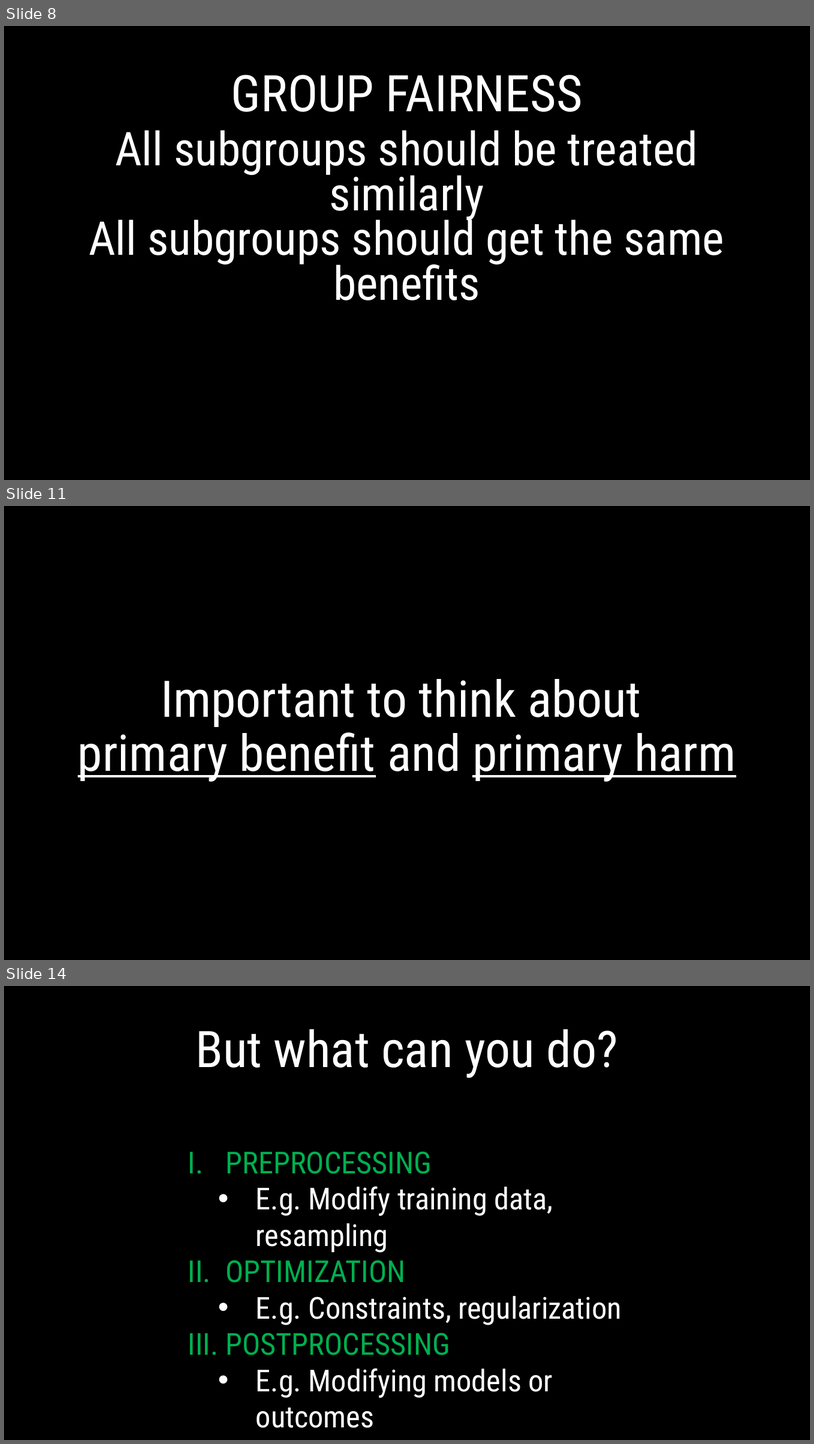
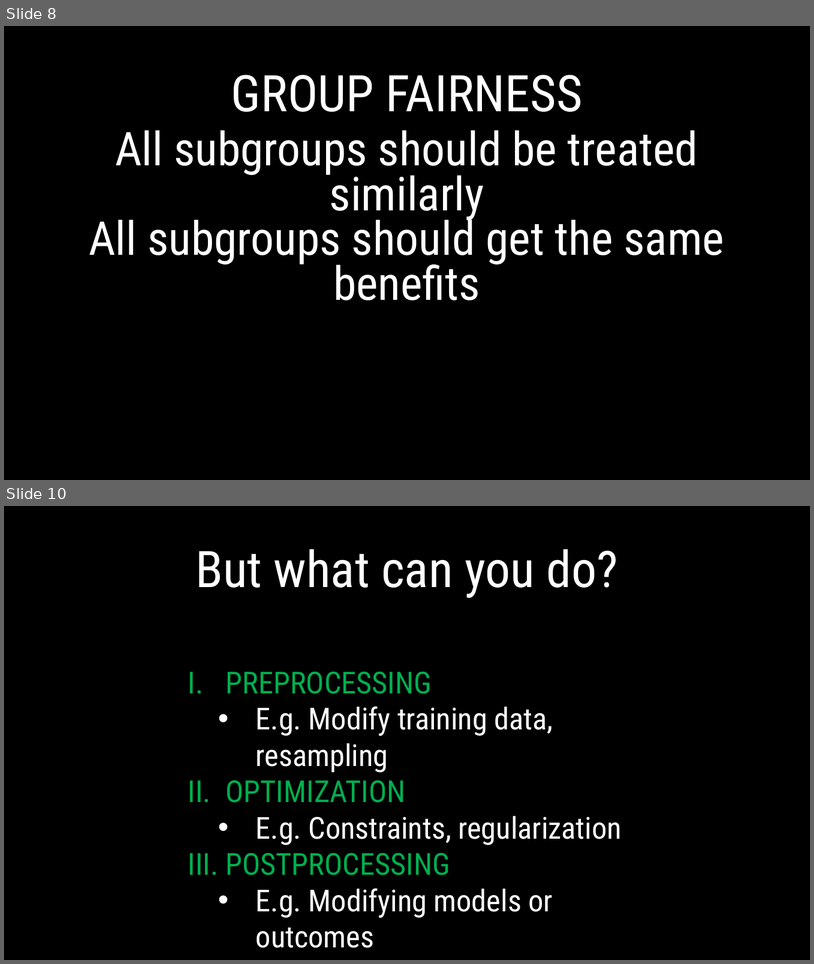
Before and after one commit to Tirgit/D3A_fairness_workshop, a slide deck: slides/D3A_fairness_slides.pptx. Shown one above the other, each under a label of ours: slides 8, 11 and 14 before the commit, slides 8 and 10 after it; the slides between them are not shown. The pictures are 814x1444 and 814x964 pixels, drawn with LibreOffice and Linux fonts; fonts in the diff are those of the drawing. Boxes give left, top, right and bottom in pixels: in the first picture for what was removed or moved away, otherwise in the second. Text is boxed around its words. In the diff, an @@ line names an element or a change of style, - is before the commit and + after.

```diff
--- a/slides/D3A_fairness_slides.pptx
+++ b/slides/D3A_fairness_slides.pptx
@@ slide 11 removed at <box>4,506,810,960</box>, background #000000 @@
@@ text removed at <box>78,679,736,781</box> @@
-Important to think about
-primary benefit and primary harm
@@ what was slide 14 is now slide 10 @@
```
Also in this commit, not shown: 2 slides changed, 3 other slides removed.
